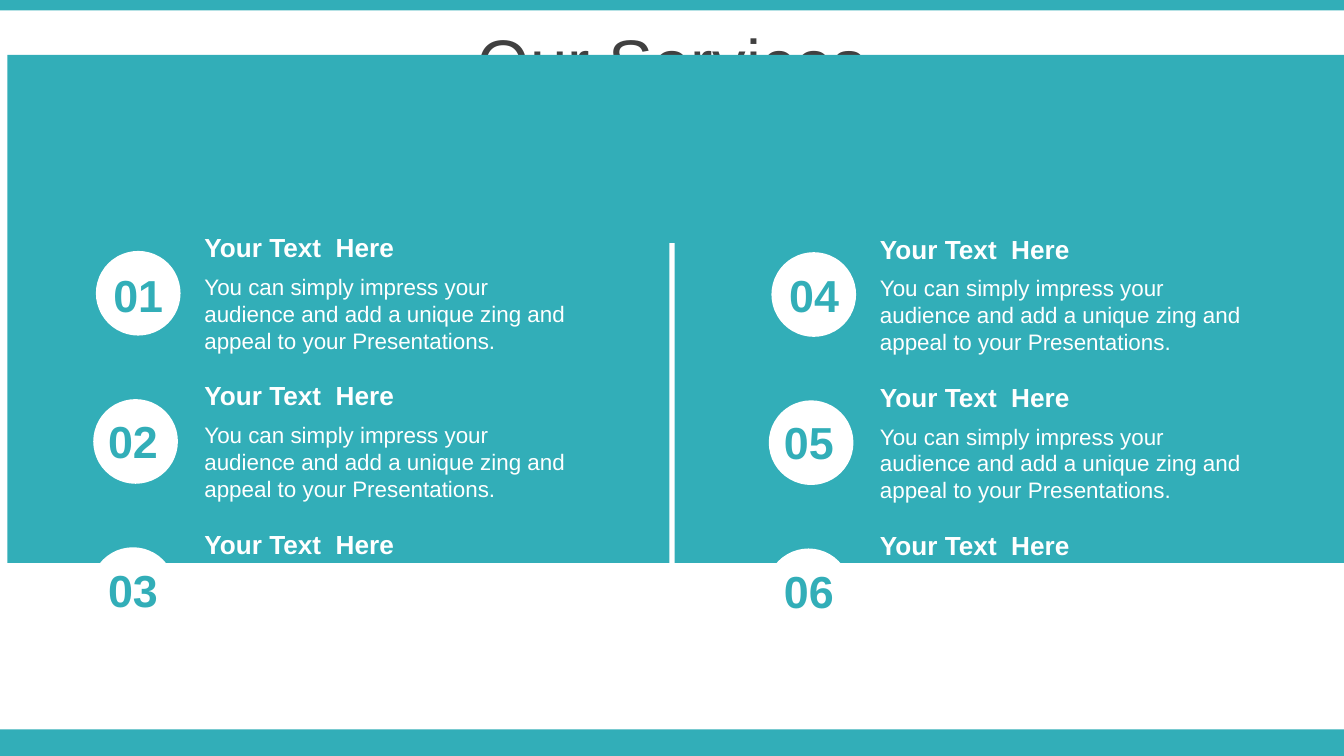
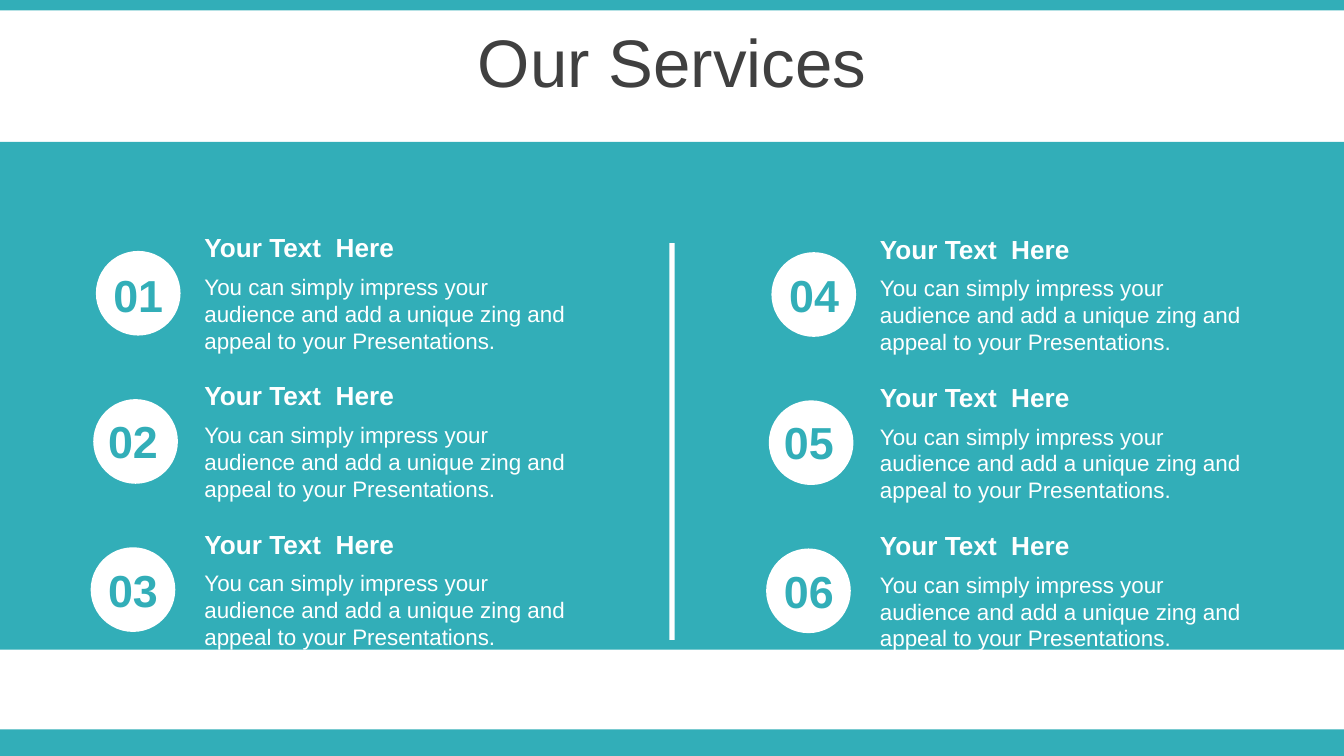
Before and after one commit to nikbarseghyan/Presentation, a slide deck: slide 4 of gRPC.pptx. Drawn at 1344x756 pixels with LibreOffice and Linux fonts; fonts in the diff are those of the drawing. Boxes give left, top, right and bottom in pixels: in the first picture for what was removed or moved away, otherwise in the second. Text is boxed around its words. In the diff, an @@ line names an element or a change of style, - is before the commit and + after.

```diff
--- a/gRPC.pptx
+++ b/gRPC.pptx
@@ rectangle resized from (x1=7, y1=55, x2=1344, y2=563) to (x1=0, y1=141, x2=1344, y2=649) @@
@@ text added at (x1=204, y1=574, x2=564, y2=650), 12 pt, text #FFFFFF @@
+You can simply impress your audience and add a unique zing and appeal to your Presentations.
@@ text added at (x1=880, y1=576, x2=1240, y2=652), 12 pt, text #FFFFFF @@
+You can simply impress your audience and add a unique zing and appeal to your Presentations.
```
Also in this commit, not shown: 1 other slide changed, 2 slides added, 2 slides removed.
